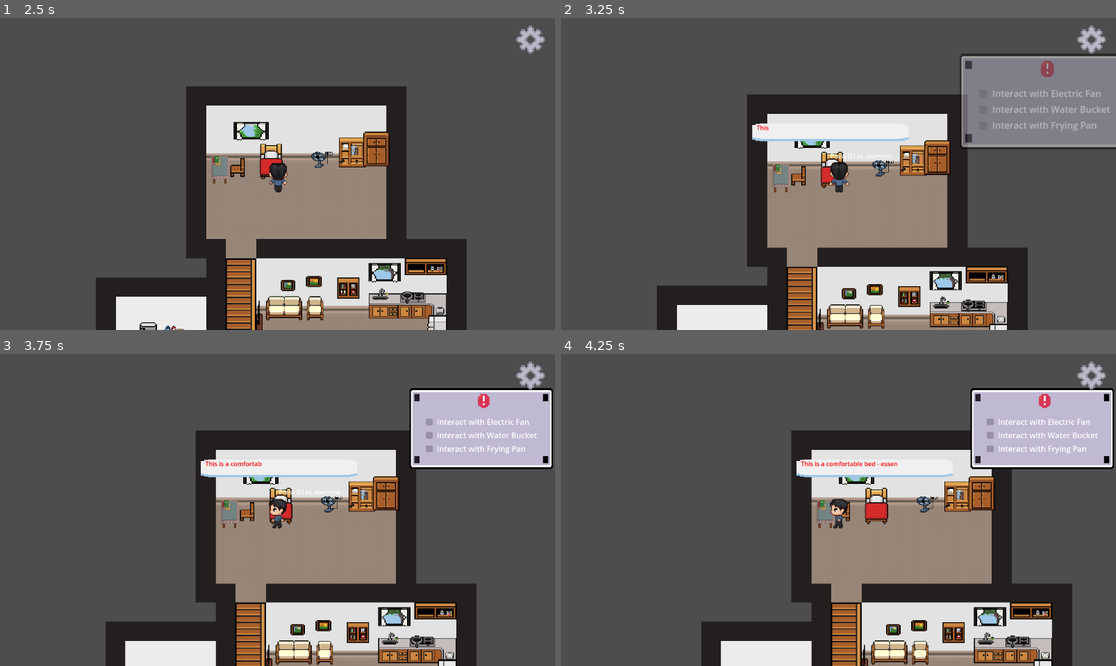
Above: before the commit, frames 1-4 (two rows, left to right).
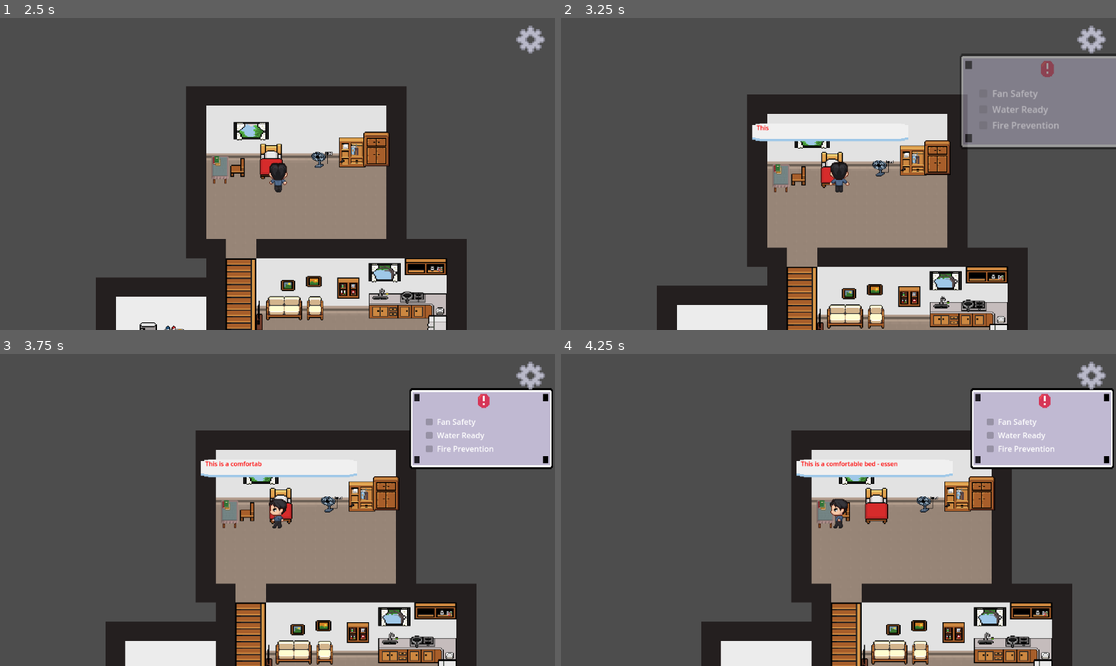
Above: after the commit, the same moments.

Repository: derder811/Disaster_games
Game: Godot game, scene res://asset/button/Menu/main_menu.tscn
The game is run twice, just before and just after one commit, with the same random seed, the same clock (stepped at 60 frames per second) and the same inputs.
Inputs (mouse positions are in pixels of both pictures, inside the frame that each line leads up to):
- Up to frame 1 (2.5 s): click (83, 161) at 0.5 s; click (83, 161) at 1.25 s; tap Enter (ui_accept) at 2, 2.27 s; move the mouse to (249, 236) at 2.02 s; hold W (move_up) from 2.03 s (still down); hold E (interact) from 2.03 s (still down)
- Up to frame 2 (3.25 s): keep holding W (move_up); move the mouse to (1005, 220) at 2.77 s; release E (interact) at 2.78 s; tap Space (advance_dialog) at 2.85 s; tap Enter (ui_accept) at 3.02 s; tap E (interact) at 3.05 s
- Up to frame 3 (3.75 s): tap E (interact) at 3.5 s; move the mouse to (111, 463) at 3.52 s; release W (move_up) at 3.53 s; hold A (move_left) from 3.53 s (still down); hold E (interact) from 3.53 s (still down)
- Up to frame 4 (4.25 s): keep holding A (move_left); keep holding E (interact)

Frame 1 is identical in both runs. In frame 2, 0.5% of the frame differs, in the area x 48-99%, y 23-45%; in frame 3, 0.4%; in frame 4, 0.4%.

Commit message:
puzzle base

Diff:
--- a/asset/Interaction/interaction_manager.gd
+++ b/asset/Interaction/interaction_manager.gd
@@ -61,16 +61,13 @@
 		# Sort by distance
 		active_areas.sort_custom(sort_by_distance_to_player)
 
-		# Show label above closest area
-		var closest_area = active_areas[0]
-		label.text = BASE_TEXT + closest_area.action_name
-		label.visible = true
-		label.global_position = closest_area.global_position + Vector2(0, -50)
+		# Hide the interaction prompt - no longer showing "Press E to examine"
+		label.visible = false
 
 		# Only print occasionally to avoid spam
 		if Engine.get_process_frames() % 60 == 0:  # Every 60 frames (1 second at 60fps)
-			print("InteractionManager: Showing label - '", label.text, "' at position: ", label.global_position)
-			print("Closest area: ", closest_area.action_name, " at ", closest_area.global_position)
+			var closest_area = active_areas[0]
+			print("InteractionManager: Interaction available but prompt hidden - ", closest_area.action_name, " at ", closest_area.global_position)
 	else:
 		# Hide label
 		if label.visible:
--- a/quest.gd
+++ b/quest.gd
@@ -50,11 +50,11 @@
 		add_user_signal("objective_completed", [{"name": "objective_name", "type": TYPE_STRING}])
 
 func update_quest_ui():
-	# Update the quest UI based on current objectives
+	# Update the quest UI based on current objectives with 2-word puzzle messages
 	var objective_data = [
-		{"text": "Interact with Electric Fan", "completed": objectives["interact_efan"]},
-		{"text": "Interact with Water Bucket", "completed": objectives["interact_bucket"]},
-		{"text": "Interact with Frying Pan", "completed": objectives["interact_frying_pan"]}
+		{"text": "Fan Safety", "completed": objectives["interact_efan"]},
+		{"text": "Water Ready", "completed": objectives["interact_bucket"]},
+		{"text": "Fire Prevention", "completed": objectives["interact_frying_pan"]}
 	]
 
 	print("Quest: Updating UI with ", objective_checkboxes.size(), " checkboxes and ", objective_labels.size(), " labels")
